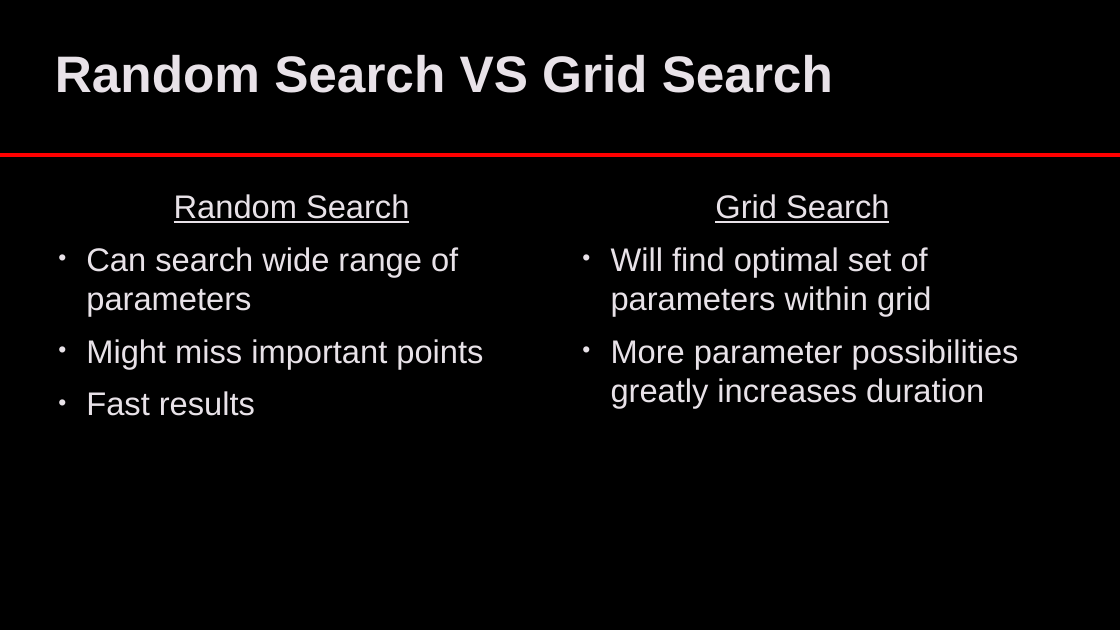
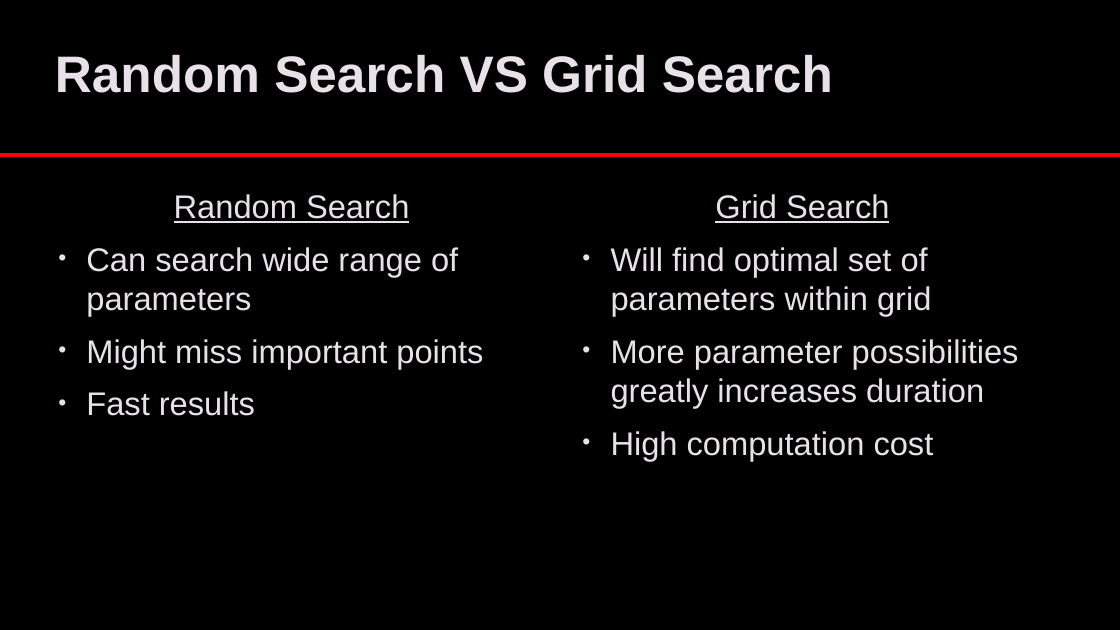
Before and after one commit to lukenew2/ds-demos, a slide deck: slide 6 of HyperParameterTuning.pptx. Drawn at 1120x630 pixels with LibreOffice and Linux fonts; fonts in the diff are those of the drawing; background and template pictures are left out. Boxes give left, top, right and bottom in pixels: in the first picture for what was removed or moved away, otherwise in the second. Text is boxed around its words. In the diff, an @@ line names an element or a change of style, - is before the commit and + after.

```diff
--- a/HyperParameterTuning.pptx
+++ b/HyperParameterTuning.pptx
@@ text at (x1=611, y1=431, x2=934, y2=460): paragraph added @@
+• High computation cost
```
Also in this commit, not shown: 2 other slides changed, 5 slides added, 4 slides removed, 2 other files.
